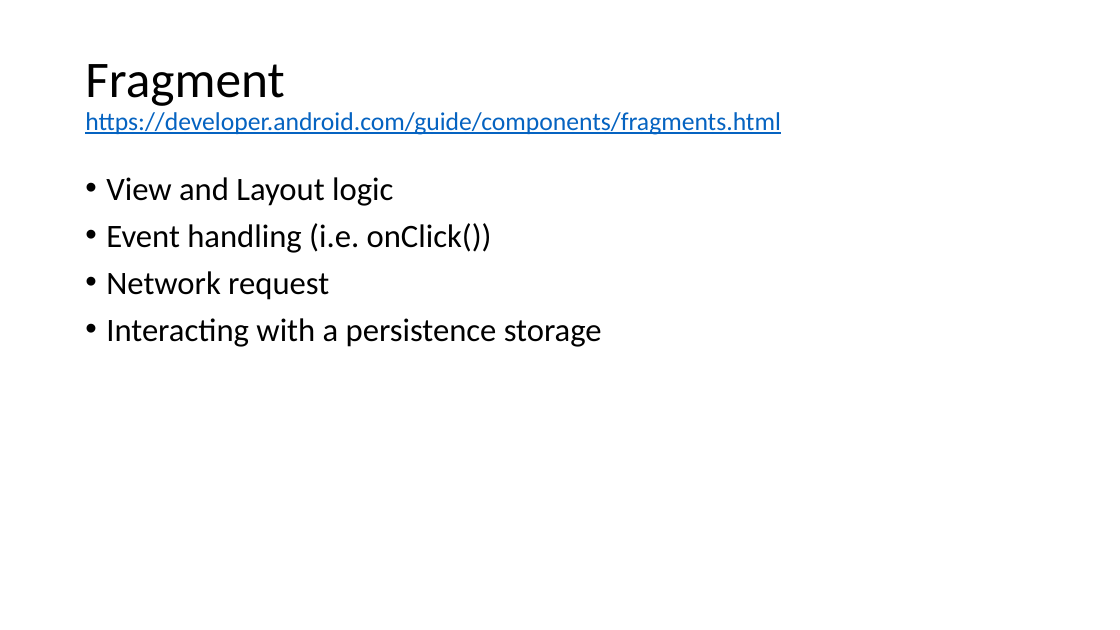
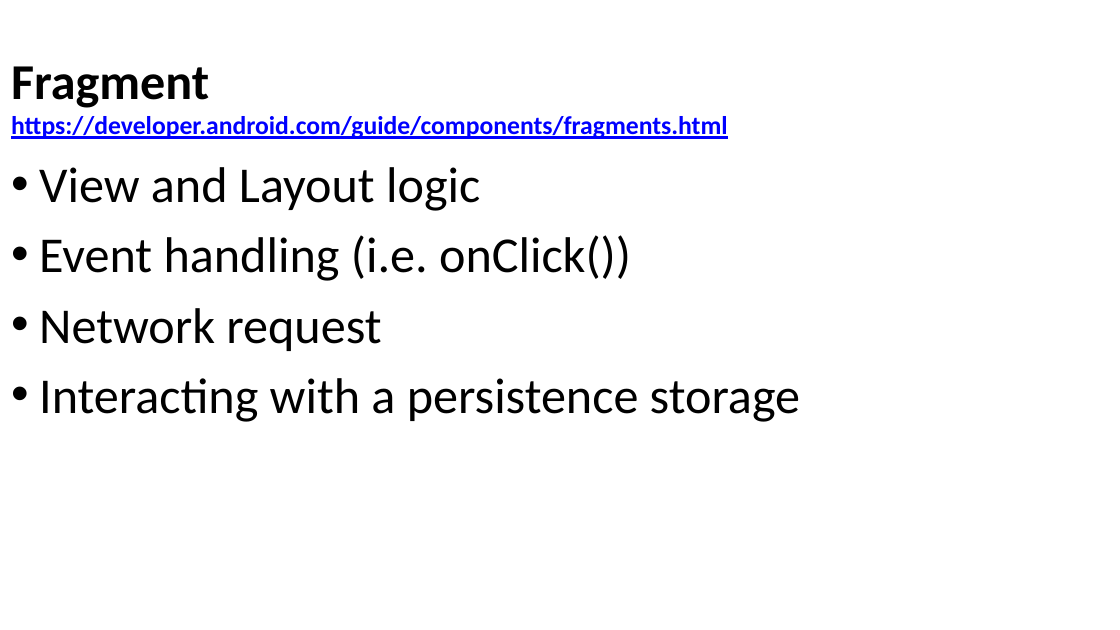
Before and after one commit to Batch-xx/Android-Lunch-Learn, a slide deck: slide 12 of slides/Android Studio_Activities_Fragments.pptx (slide 10 before the commit). Drawn at 1120x630 pixels with LibreOffice and Linux fonts; fonts in the diff are those of the drawing; background and template pictures are left out. Boxes give left, top, right and bottom in pixels: in the first picture for what was removed or moved away, otherwise in the second. Text is boxed around its words. In the diff, an @@ line names an element or a change of style, - is before the commit and + after.

```diff
--- a/slides/Android Studio_Activities_Fragments.pptx
+++ b/slides/Android Studio_Activities_Fragments.pptx
@@ title "Fragment https://developer.android.com/guide/components/frag ...": place and size @@
-title "Fragment https://developer.android.com/guide/components/frag ..." at box(85, 64, 781, 135)
+title "Fragment https://developer.android.com/guide/components/frag ..." at box(11, 66, 727, 139)
@@ title "Fragment https://developer.android.com/guide/components/frag ..." at box(11, 66, 727, 139): size 44 to 43 pt in "Fragment"; text colour #0563C1 to #0000FF in "https://developer.android.com/guide/components/fragments.htm ..."; bold on; line spacing 0.9 to 1 @@
@@ text "View and Layout logic": place and size @@
-text "View and Layout logic" at box(106, 177, 602, 347)
+text "View and Layout logic" at box(39, 167, 800, 422)
@@ text "View and Layout logic" at box(39, 167, 800, 422): size 28 to 43 pt; indent changed; line spacing 0.9 to 1; less space between paragraphs @@
```
Also in this commit, not shown: 11 other slides changed, 10 slides added, 1 slide removed, 2 other files.
